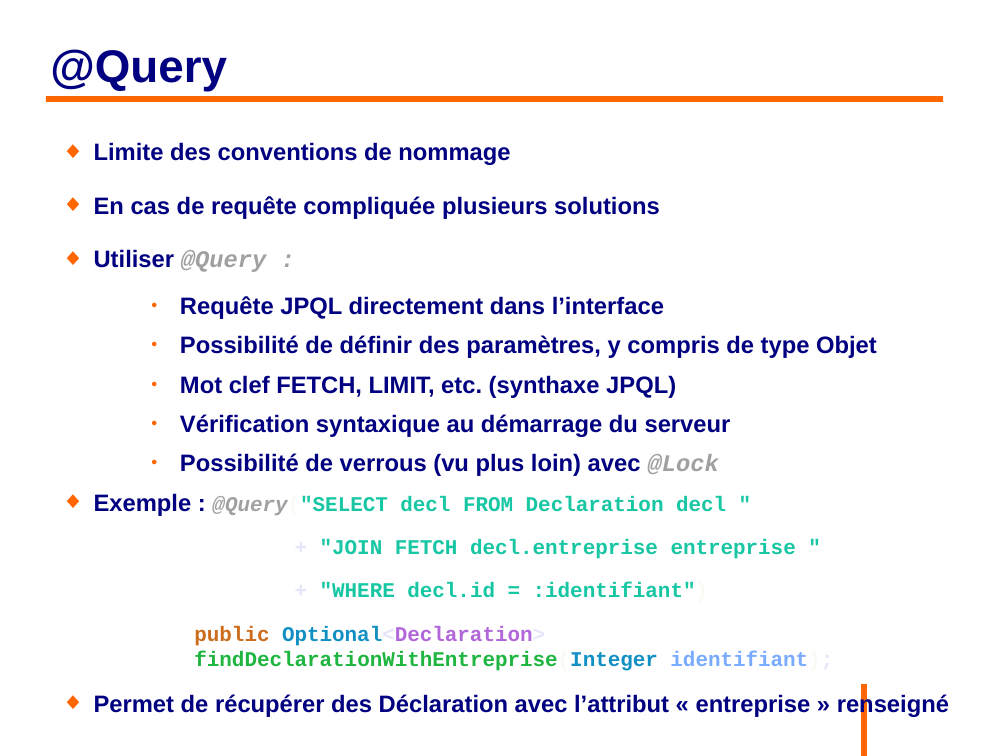
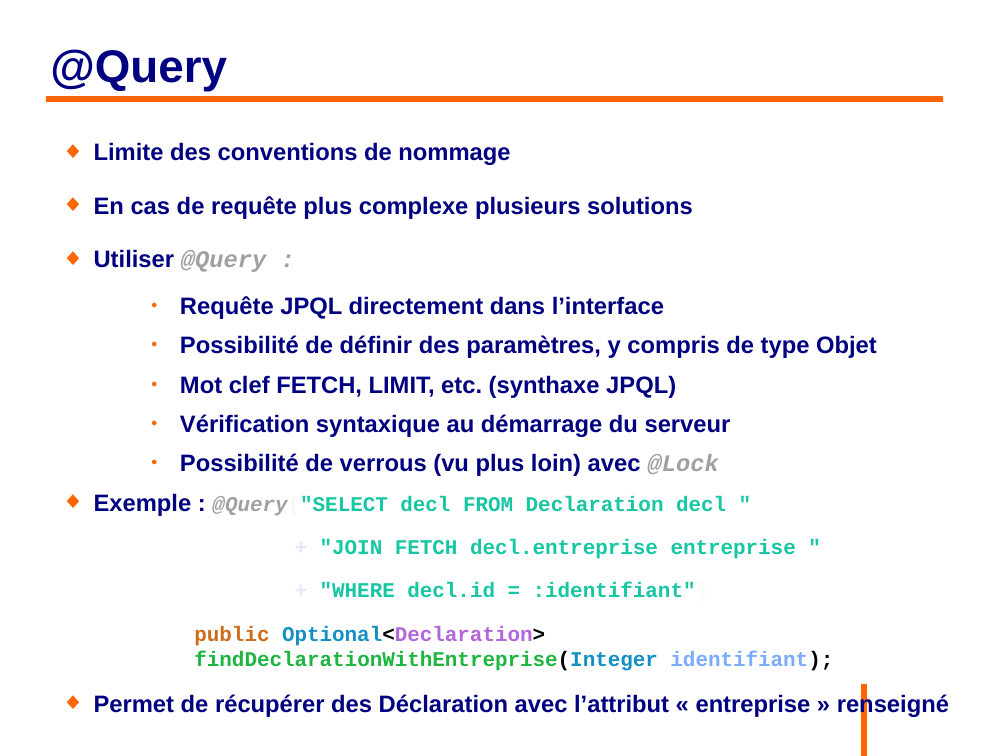
Before and after one commit to philphils/formation-hibernate-avancee, a slide deck: slide 37 of Documentation/diapo_formation_hibernate_avancee.odp. Drawn at 1008x756 pixels with LibreOffice and Linux fonts; fonts in the diff are those of the drawing; background and template pictures are left out. Boxes give left, top, right and bottom in pixels: in the first picture for what was removed or moved away, otherwise in the second. Text is boxed around its words. In the diff, an @@ line names an element or a change of style, - is before the commit and + after.

```diff
--- a/Documentation/diapo_formation_hibernate_avancee.odp
+++ b/Documentation/diapo_formation_hibernate_avancee.odp
@@ text at bbox=[94, 196, 693, 219]: text changed @@
-◆ En cas de requête compliquée plusieurs solutions
+◆ En cas de requête plus complexe plusieurs solutions
@@ text at bbox=[194, 626, 833, 671]: text colour #E6E6FA to #000000 in "Optional<Declaration> identifiant);"; text colour #F9FAF4 to #000000 in "findDeclarationWithEntreprise(Integer identifiant);" @@
```
Also in this commit, not shown: 6 other slides changed.
